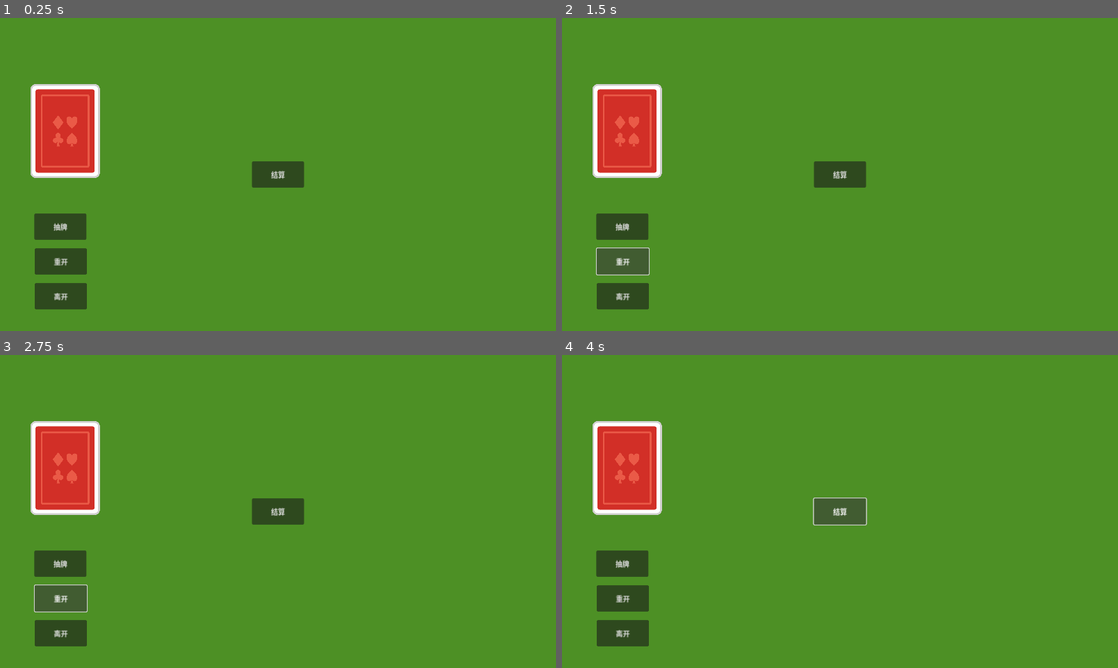
Above: before the commit, frames 1-4 (two rows, left to right).
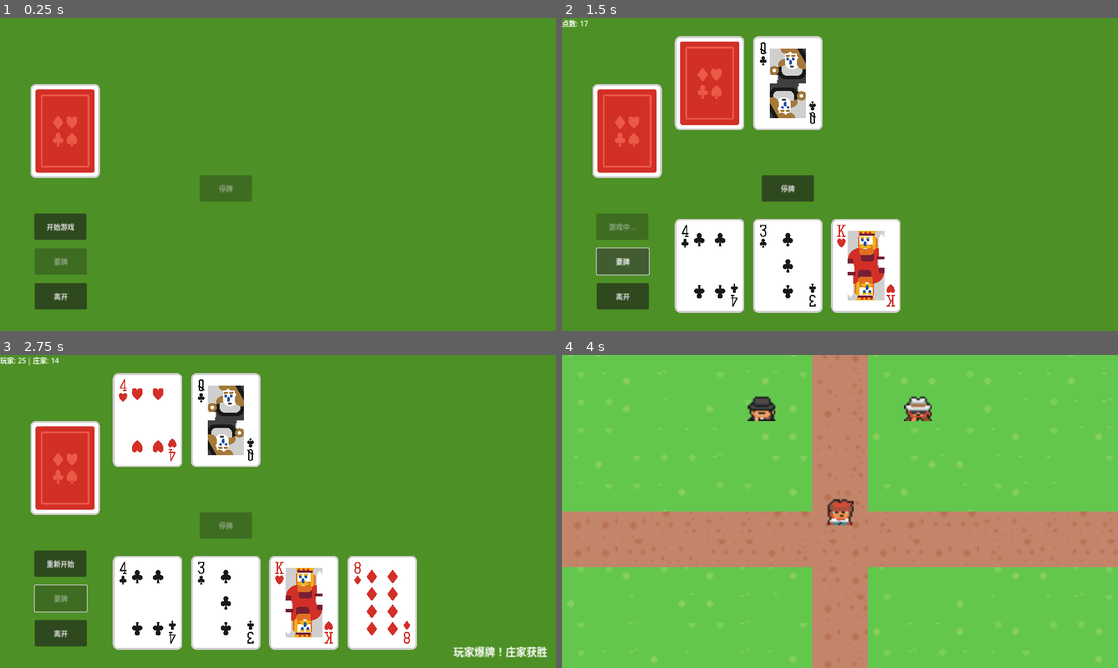
Above: after the commit, the same moments.

Repository: vanbot1999/Cardgame
Game: Godot game, scene res://scenes/blackjack/blackjack.tscn
The game is run twice, just before and just after one commit, with the same random seed, the same clock (stepped at 60 frames per second) and the same inputs. This scene is started directly instead of the project's main scene.
Inputs (mouse positions are in pixels of both pictures, inside the frame that each line leads up to):
- Up to frame 1 (0.25 s): no input
- Up to frame 2 (1.5 s): click (623, 227) at 0.5 s, where only the run before the commit has a clickable "抽牌"; click (623, 262) at 1.25 s, where only the run after the commit has a clickable "要牌"
- Up to frame 3 (2.75 s): click (61, 599) at 2 s, where only the run before the commit has a clickable "重开"
- Up to frame 4 (4 s): click "离开" at 2.75 s; click (840, 511) at 3.5 s, where only the run before the commit has a clickable "结算"

The runs differ from the first frame. In frame 1, 2.4% of the frame differs, in the area x 6-55%, y 45-82%; in frame 2, 21%; in frame 3, 25%; in frame 4, 100%, in the area x 0-100%, y 0-100%.

Commit message:
blackjack realize

Diff:
--- /dev/null
+++ b/scenes/blackjack/BlackjackButton.gd
@@ -0,0 +1,233 @@
+extends Button
+
+@export var card_scale = Vector2(0.2, 0.2)
+@export var hand_margin = 150
+@export var horizontal_spacing = 180.0
+@export var left_margin : float = 300
+
+var player_hand_size = 0
+var dealer_hand_size = 0
+const MAX_HAND_SIZE = 5
+
+@onready var card_system = $"../CardDeck"
+@onready var player_hand = $"../PlayerHand"
+@onready var dealer_hand = $"../DealerHand"
+@onready var score_label = $"../PlayerScoreDisplay"
+@onready var hit_button = $"../HitButton"
+@onready var stand_button = $"../StandButton"
+
+func _ready():
+	score_label.visible = false
+	connect("pressed", Callable(self, "_on_button_pressed"))
+	init_hand_position(player_hand, false)
+	init_hand_position(dealer_hand, true)
+	# 初始状态设置为"开始游戏"
+	text = "开始游戏"
+	disabled = false  # 初始启用开始按钮
+
+func init_hand_position(hand_container: Node2D, is_dealer: bool):
+	var viewport_size = get_viewport_rect().size
+	var available_width = viewport_size.x - left_margin
+	var start_x = left_margin + (available_width - (MAX_HAND_SIZE * horizontal_spacing)) / 2
+	var pos_y = hand_margin if is_dealer else viewport_size.y - hand_margin
+
+	for i in range(1, MAX_HAND_SIZE + 1):
+		var card = hand_container.get_node("Card" + str(i))
+		card.visible = false
+		card.scale = card_scale
+		card.position = Vector2(
+			start_x + (i-1)*horizontal_spacing,
+			pos_y
+		)
+
+func _on_button_pressed():
+	if text == "重新开始":
+		# 重置游戏状态
+		reset_game()
+
+	# 开始新游戏逻辑
+	text = "游戏中..."  # 游戏进行中时改变按钮文本
+	disabled = true  # 游戏进行中禁用按钮
+
+	# 重置游戏状态
+	player_hand_size = 0
+	dealer_hand_size = 0
+	card_system.reset_deck()
+	$"../ResultLabel".visible = false
+
+	# 隐藏所有卡牌
+	for i in range(1, MAX_HAND_SIZE + 1):
+		player_hand.get_node("Card%d" % i).visible = false
+		dealer_hand.get_node("Card%d" % i).visible = false
+
+	# 玩家两张牌
+	for i in range(2):
+		var player_card = card_system.draw_random_card(true)
+		setup_card(player_hand, player_hand_size, player_card)
+		player_hand_size += 1
+
+	# 庄家两张牌(第一张隐藏)
+	var dealer_card1 = card_system.draw_random_card(false)
+	setup_card(dealer_hand, dealer_hand_size, dealer_card1, true)  # 第一张隐藏
+	dealer_hand_size += 1
+
+	var dealer_card2 = card_system.draw_random_card(false)
+	setup_card(dealer_hand, dealer_hand_size, dealer_card2)
+	dealer_hand_size += 1
+
+	# 更新UI状态
+	hit_button.disabled = false
+	stand_button.disabled = false
+	score_label.visible = true
+
+	update_score_display()
+	check_blackjack()
+
+func calculate_hand_value(hand, is_dealer: bool):
+	var total = 0
+	var ace_count = 0
+	var hand_size = dealer_hand_size if is_dealer else player_hand_size
+
+	for i in range(1, hand_size + 1):
+		var card = hand.get_node("Card%d" % i)
+		if not card.visible or not card.texture:
+			continue  # 跳过未显示的牌
+
+		var tex_path = card.texture.resource_path
+		# 跳过庄家未翻开的牌（仅限第一张且是背面时）
+		if is_dealer and i == 1 and "back" in tex_path:
+			continue
+
+		# 解析牌面数字（文件名示例：card_clubs_1.png）
+		var file_name = tex_path.get_file()  # "card_clubs_1.png"
+		if "_" in file_name:
+			var parts = file_name.split("_")  # ["card", "clubs", "1.png"]
+			var rank_num = int(parts[2].split(".")[0])  # 提取 "1" → 1
+
+			# 计算牌值（A=11, J/Q/K=10, 其他按数字）
+			if rank_num == 1:  # A
+				total += 11
+				ace_count += 1
+			elif rank_num >= 11 and rank_num <= 13:  # J/Q/K
+				total += 10
+			else:  # 2-10
+				total += rank_num
+
+	# 处理Ace的软计数（若总分>21，A可转为1）
+	while total > 21 and ace_count > 0:
+		total -= 10
+		ace_count -= 1
+
+	return total
+
+func reset_game():
+	# 重置按钮状态
+	hit_button.disabled = true
+	stand_button.disabled = true
+
+	# 隐藏结果和分数显示
+	$"../ResultLabel".visible = false
+	score_label.visible = false
+
+	# 重置手牌大小
+	player_hand_size = 0
+	dealer_hand_size = 0
+
+	# 隐藏所有卡牌
+	for i in range(1, MAX_HAND_SIZE + 1):
+		player_hand.get_node("Card%d" % i).visible = false
+		dealer_hand.get_node("Card%d" % i).visible = false
+
+	# 重置牌组
+	card_system.reset_deck()
+
+func setup_card(hand, index, card_code, is_hidden=false):
+	var card = hand.get_node("Card%d" % (index + 1))
+	if card and card_code:
+		if is_hidden:
+			card.texture = load("res://assets/cards/card_back.png")
+		else:
+			card.texture = card_system.get_card_texture(card_code)
+		card.visible = true
+
+func update_score_display():
+	var player_score = calculate_hand_value(player_hand, false)
+	score_label.text = "点数: %d" % player_score
+
+	# 检查是否爆牌
+	if player_score > 21:
+		score_label.text += " (爆牌)"
+		hit_button.disabled = true
+		stand_button.disabled = true
+		# 延迟调用end_game，确保UI更新完成
+		call_deferred("end_game")
+
+
+func check_blackjack():
+	var player_value = calculate_hand_value(player_hand, false)
+	var dealer_value = calculate_hand_value(dealer_hand, true)
+
+	if player_value == 21:
+		if dealer_value == 21:
+			end_game()  # 平局
+		else:
+			# 玩家Blackjack
+			$"../ResultLabel".text = "玩家Blackjack！"
+			$"../ResultLabel".visible = true
+			text = "重新开始"
+			disabled = false
+	elif dealer_value == 21:
+		# 庄家Blackjack
+		$"../ResultLabel".text = "庄家Blackjack！"
+		$"../ResultLabel".visible = true
+		text = "重新开始"
+		disabled = false
+
+func end_game():
+	# 翻开庄家所有牌（包括隐藏的第一张）
+	for i in range(1, dealer_hand_size + 1):
+		var card = dealer_hand.get_node("Card%d" % i)
+		if "back" in card.texture.resource_path:
+			var card_code = get_dealer_card_code(i)
+			if card_code:
+				card.texture = card_system.get_card_texture(card_code)
+
+	# 计算最终分数
+	var player_score = calculate_hand_value(player_hand, false)
+	var dealer_score = calculate_hand_value(dealer_hand, false)
+
+	# 确定结果
+	var result_text = ""
+	if player_score > 21:
+		result_text = "玩家爆牌！庄家获胜"
+	elif dealer_score > 21:
+		result_text = "庄家爆牌！玩家获胜"
+	elif player_score == 21 and player_hand_size == 2:
+		if dealer_score == 21 and dealer_hand_size == 2:
+			result_text = "双方Blackjack！平局"
+		else:
+			result_text = "玩家Blackjack！"
+	elif dealer_score == 21 and dealer_hand_size == 2:
+		result_text = "庄家Blackjack！"
+	elif player_score > dealer_score:
+		result_text = "玩家获胜！%d vs %d" % [player_score, dealer_score]
+	elif dealer_score > player_score:
+		result_text = "庄家获胜！%d vs %d" % [dealer_score, player_score]
+	else:
+		result_text = "平局！%d vs %d" % [player_score, dealer_score]
+
+	# 显示结果
+	$"../ResultLabel".text = result_text
+	$"../ResultLabel".visible = true
+	score_label.text = "玩家: %d | 庄家: %d" % [player_score, dealer_score]
+
+	# 重置按钮
+	text = "重新开始"
+	disabled = false
+
+func get_dealer_card_code(slot_number):
+	var dealer_cards = []
+	for card_code in card_system.drawn_cards:
+		if card_system.card_assignments.get(card_code) == false:
+			dealer_cards.append(card_code)
+	return dealer_cards[slot_number-1] if slot_number <= dealer_cards.size() else ""
--- /dev/null
+++ b/scenes/blackjack/CardDeck.gd
@@ -0,0 +1,51 @@
+extends Area2D
+
+# 卡牌数据
+var suits = ["clubs", "diamond", "heart", "spade"]
+var ranks = ["A", "2", "3", "4", "5", "6", "7", "8", "9", "10", "J", "Q", "K"]
+
+# 存储所有卡牌和分配记录
+var all_cards = []
+var drawn_cards = []
+var card_assignments = {}  # 记录卡牌分配
+
+func _ready():
+	# 初始化完整牌组
+	initialize_deck()
+
+func initialize_deck():
+	all_cards = []
+	drawn_cards = []
+	card_assignments = {}
+
+	for suit in suits:
+		for rank in range(1, 14):
+			all_cards.append("%s_%d" % [suit, rank])
+	all_cards.shuffle()
+
+func draw_random_card(is_player: bool):
+	if all_cards.size() == 0:
+		print("牌组已空！重新洗牌")
+		initialize_deck()
+
+	var card_code = all_cards.pop_back()
+	drawn_cards.append(card_code)
+	card_assignments[card_code] = is_player
+
+	var suit = card_code.split("_")[0]
+	var rank = int(card_code.split("_")[1])
+	var display_rank = ranks[rank - 1]
+
+	var target = "玩家" if is_player else "庄家"
+	print("[%s] 抽到: %s %s (剩余: %d)" % [target, suit, display_rank, all_cards.size()])
+	return card_code
+
+func get_card_texture(card_code):
+	var texture_path = "res://assets/cards/card_%s.png" % card_code
+	if ResourceLoader.exists(texture_path):
+		return load(texture_path)
+	push_error("卡牌纹理不存在: " + texture_path)
+	return null
+
+func reset_deck():
+	initialize_deck()
--- /dev/null
+++ b/scenes/blackjack/HitButton.gd
@@ -0,0 +1,27 @@
+extends Button
+
+@onready var card_system = $"../CardDeck"
+@onready var player_hand = $"../PlayerHand"
+@onready var blackjack_button = $"../BlackjackButton"
+
+func _ready():
+	connect("pressed", Callable(self, "_on_pressed"))
+	disabled = true
+
+func _on_pressed():
+	# 玩家要牌
+	var player_card = card_system.draw_random_card(true)
+	blackjack_button.setup_card(player_hand, blackjack_button.player_hand_size, player_card)
+	blackjack_button.player_hand_size += 1
+
+	blackjack_button.update_score_display()
+
+	# 检查是否爆牌或达到21点
+	var player_score = blackjack_button.calculate_hand_value(player_hand, false)
+	if player_score >= 21:
+		disabled = true
+		$"../StandButton".disabled = true
+		if player_score > 21:
+			blackjack_button.end_game()  # Removed the false argument
+		else:  # 正好21点，自动停牌
+			$"../StandButton"._on_pressed()
--- /dev/null
+++ b/scenes/blackjack/QuitButton.gd
@@ -0,0 +1,8 @@
+extends Button
+
+func _ready():
+	connect("pressed", Callable(self, "_on_pressed"))
+
+func _on_pressed():
+	print("跳转到world场景！")
+	get_tree().change_scene_to_file("res://scenes/world/GameScene.tscn")
--- /dev/null
+++ b/scenes/blackjack/RestartButton.gd
@@ -0,0 +1,37 @@
+extends Button
+
+@onready var blackjack_button = $"../BlackjackButton"
+@onready var hit_button = $"../HitButton"
+@onready var stand_button = $"../StandButton"
+@onready var result_label = $"../ResultLabel"
+@onready var score_label = $"../PlayerScoreDisplay"
+
+func _ready():
+	connect("pressed", Callable(self, "_on_pressed"))
+	disabled = true  # 初始时禁用，直到游戏结束
+
+func _on_pressed():
+	# 重置游戏状态
+	reset_game()
+
+	# 触发新的游戏开始
+	blackjack_button._on_button_pressed()
+
+func reset_game():
+	# 重置按钮状态
+	disabled = true
+	hit_button.disabled = true
+	stand_button.disabled = true
+
+	# 隐藏结果和分数显示
+	result_label.visible = false
+	score_label.visible = false
+
+	# 重置手牌大小
+	blackjack_button.player_hand_size = 0
+	blackjack_button.dealer_hand_size = 0
+
+	# 隐藏所有卡牌
+	for i in range(1, blackjack_button.MAX_HAND_SIZE + 1):
+		blackjack_button.player_hand.get_node("Card%d" % i).visible = false
+		blackjack_button.dealer_hand.get_node("Card%d" % i).visible = false
--- /dev/null
+++ b/scenes/blackjack/StandButton.gd
@@ -0,0 +1,36 @@
+extends Button
+
+@onready var card_system = $"../CardDeck"
+@onready var dealer_hand = $"../DealerHand"
+@onready var player_hand = $"../PlayerHand"
+@onready var blackjack_button = $"../BlackjackButton"  # 主游戏逻辑脚本
+
+func _ready():
+	connect("pressed", Callable(self, "_on_pressed"))
+	disabled = true  # 初始禁用，直到游戏开始
+
+func _on_pressed():
+	disabled = true
+	$"../HitButton".disabled = true  # 停牌后禁用"要牌"按钮
+
+	# 1. 强制翻开庄家隐藏的第一张牌
+	var first_card = dealer_hand.get_node("Card1")
+	if "back" in first_card.texture.resource_path:
+		var card_code = blackjack_button.get_dealer_card_code(1)
+		if card_code != "":
+			first_card.texture = card_system.get_card_texture(card_code)
+
+	# 2. 庄家自动抽牌逻辑（点数<17且手牌未达上限时）
+	var dealer_score = blackjack_button.calculate_hand_value(dealer_hand, false)
+	while dealer_score < 17 and blackjack_button.dealer_hand_size < blackjack_button.MAX_HAND_SIZE:
+		await get_tree().create_timer(0.5).timeout  # 抽牌动画延迟
+
+		var dealer_card = card_system.draw_random_card(false)
+		blackjack_button.setup_card(dealer_hand, blackjack_button.dealer_hand_size, dealer_card)
+		blackjack_button.dealer_hand_size += 1
+
+		# 重新计算庄家点数（包含新牌）
+		dealer_score = blackjack_button.calculate_hand_value(dealer_hand, false)
+
+	# 3. 最终胜负判定
+	blackjack_button.end_game()  # 现在让 end_game() 自己计算胜负
--- /dev/null
+++ b/scenes/blackjack/blackjack.gd
@@ -0,0 +1,14 @@
+extends CanvasLayer
+
+@onready var bgm = $Battle
+
+func _ready():
+	# 如果未设置Autoplay，用代码启动
+	if not bgm.playing:
+		bgm.play()
+
+# 淡入效果示例
+func fade_in(duration: float = 1.0):
+	bgm.volume_db = -80  # 初始静音
+	bgm.play()
+	create_tween().tween_property(bgm, "volume_db", 0.0, duration)
--- a/scenes/blackjack/blackjack.tscn
+++ b/scenes/blackjack/blackjack.tscn
@@ -1,9 +1,16 @@
-[gd_scene load_steps=3 format=3 uid="uid://e8ab28jrcktx"]
+[gd_scene load_steps=9 format=3 uid="uid://e8ab28jrcktx"]
 
+[ext_resource type="Script" path="res://scenes/blackjack/CardDeck.gd" id="1_nv53f"]
+[ext_resource type="Script" path="res://scenes/blackjack/blackjack.gd" id="1_vlvme"]
 [ext_resource type="Texture2D" uid="uid://dsk5mum376ltk" path="res://assets/cards/card_back.png" id="2_el1im"]
-[ext_resource type="AudioStream" uid="uid://etsxjfjdnsey" path="res://audio/Battle.ogg" id="7_h8wnd"]
+[ext_resource type="Script" path="res://scenes/blackjack/BlackjackButton.gd" id="3_5mqem"]
+[ext_resource type="Script" path="res://scenes/blackjack/HitButton.gd" id="4_f5erp"]
+[ext_resource type="Script" path="res://scenes/blackjack/StandButton.gd" id="5_j5esw"]
+[ext_resource type="Script" path="res://scenes/blackjack/QuitButton.gd" id="6_ng6vh"]
+[ext_resource type="AudioStream" uid="uid://csschlps4tvid" path="res://audio/BlackjackBgm.ogg" id="8_m4nwi"]
 
 [node name="blackjack" type="CanvasLayer"]
+script = ExtResource("1_vlvme")
 
 [node name="ColorRect" type="ColorRect" parent="."]
 anchors_preset = 15
@@ -14,6 +21,7 @@
 color = Color(0.301961, 0.564706, 0.145098, 1)
 
 [node name="CardDeck" type="Area2D" parent="."]
+script = ExtResource("1_nv53f")
 
 [node name="Sprite2D" type="Sprite2D" parent="CardDeck"]
 z_index = 1
@@ -21,34 +29,29 @@
 scale = Vector2(0.2, 0.2)
 texture = ExtResource("2_el1im")
 
-[node name="DeckButton" type="Button" parent="."]
+[node name="BlackjackButton" type="Button" parent="."]
 offset_left = 79.0
 offset_top = 450.0
 offset_right = 199.0
 offset_bottom = 510.0
-text = "抽牌"
+text = "开始"
+script = ExtResource("3_5mqem")
 
-[node name="RestartButton" type="Button" parent="."]
+[node name="HitButton" type="Button" parent="."]
 offset_left = 80.0
 offset_top = 530.0
 offset_right = 200.0
 offset_bottom = 590.0
-text = "重开"
+text = "要牌"
+script = ExtResource("4_f5erp")
 
-[node name="SettleButton" type="Button" parent="."]
-custom_minimum_size = Vector2(120, 60)
-anchors_preset = 8
-anchor_left = 0.5
-anchor_top = 0.5
-anchor_right = 0.5
-anchor_bottom = 0.5
-offset_left = -60.0
-offset_top = -30.0
-offset_right = 60.0
-offset_bottom = 30.0
-grow_horizontal = 2
-grow_vertical = 2
-text = "结算"
+[node name="StandButton" type="Button" parent="."]
+offset_left = 460.0
+offset_top = 362.0
+offset_right = 580.0
+offset_bottom = 422.0
+text = "停牌"
+script = ExtResource("5_j5esw")
 
 [node name="QuitButton" type="Button" parent="."]
 offset_left = 80.0
@@ -56,8 +59,9 @@
 offset_right = 200.0
 offset_bottom = 670.0
 text = "离开"
+script = ExtResource("6_ng6vh")
 
-[node name="PlayerScoreDisplay" type="Label" parent="."]
+[node name="ResultLabel" type="Label" parent="."]
 anchors_preset = 15
 anchor_right = 1.0
 anchor_bottom = 1.0
@@ -66,6 +70,10 @@
 theme_override_font_sizes/font_size = 24
 horizontal_alignment = 2
 vertical_alignment = 2
+
+[node name="PlayerScoreDisplay" type="Label" parent="."]
+offset_right = 40.0
+offset_bottom = 23.0
 
 [node name="PlayerHand" type="Node2D" parent="."]
 
@@ -80,20 +88,20 @@
 [node name="Card5" type="Sprite2D" parent="PlayerHand"]
 
 [node name="Battle" type="AudioStreamPlayer2D" parent="."]
-stream = ExtResource("7_h8wnd")
+stream = ExtResource("8_m4nwi")
 volume_db = -10.0
 
 [node name="CardDisplay" type="Sprite2D" parent="."]
 position = Vector2(350, 260)
 
-[node name="EnemyHand" type="Node2D" parent="."]
+[node name="DealerHand" type="Node2D" parent="."]
 
-[node name="Card1" type="Sprite2D" parent="EnemyHand"]
+[node name="Card1" type="Sprite2D" parent="DealerHand"]
 
-[node name="Card2" type="Sprite2D" parent="EnemyHand"]
+[node name="Card2" type="Sprite2D" parent="DealerHand"]
 
-[node name="Card3" type="Sprite2D" parent="EnemyHand"]
+[node name="Card3" type="Sprite2D" parent="DealerHand"]
 
-[node name="Card4" type="Sprite2D" parent="EnemyHand"]
+[node name="Card4" type="Sprite2D" parent="DealerHand"]
 
-[node name="Card5" type="Sprite2D" parent="EnemyHand"]
+[node name="Card5" type="Sprite2D" parent="DealerHand"]
--- a/scenes/world/GameScene.tscn
+++ b/scenes/world/GameScene.tscn
@@ -194,7 +194,7 @@
 animation = &"walk_down"
 
 [node name="NPC" type="CharacterBody2D" parent="."]
-position = Vector2(-31, -58)
+position = Vector2(-45, -60)
 script = ExtResource("7_cn7te")
 table_scene = ExtResource("8_njuu5")
 
@@ -213,7 +213,7 @@
 
 [node name="InteractionIcon" type="Sprite2D" parent="NPC"]
 visible = false
-position = Vector2(13, -9)
+position = Vector2(9, -9)
 scale = Vector2(0.16, 0.16)
 texture = ExtResource("9_v7uxw")
 region_enabled = true
@@ -224,20 +224,19 @@
 volume_db = -10.0
 
 [node name="BlackjackNPC" type="CharacterBody2D" parent="."]
+position = Vector2(45, -60)
 script = ExtResource("12_sehkp")
 blackjack_scene = ExtResource("13_qcdsl")
 
 [node name="Sprite2D" type="Sprite2D" parent="BlackjackNPC"]
-position = Vector2(36, -58)
 texture = ExtResource("12_we410")
 
 [node name="CollisionShape2D" type="CollisionShape2D" parent="BlackjackNPC"]
-position = Vector2(36, -57)
+position = Vector2(-1.19209e-07, -9.09495e-13)
 scale = Vector2(0.36, 0.36)
 shape = SubResource("CapsuleShape2D_3gorw")
 
 [node name="InteractionArea" type="Area2D" parent="BlackjackNPC"]
-position = Vector2(36, -57)
 
 [node name="CollisionShape2D" type="CollisionShape2D" parent="BlackjackNPC/InteractionArea"]
 scale = Vector2(0.88, 0.88)
@@ -245,7 +244,7 @@
 
 [node name="InteractionIcon" type="Sprite2D" parent="BlackjackNPC"]
 visible = false
-position = Vector2(46, -65)
+position = Vector2(9, -9)
 scale = Vector2(0.16, 0.16)
 texture = ExtResource("9_v7uxw")
 region_enabled = true
Not shown, added: audio/BlackjackBgm.ogg.import
Not shown, added: audio/BlackjackBgm.ogg
